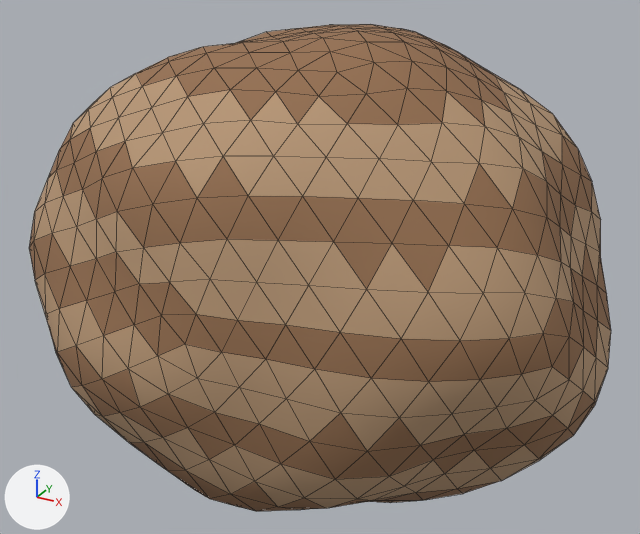
What one commit did to the glTF model assets/models/nature/sandstone_rock_1.glb.
Before and after are seen from a 50 mm lens placed at (1.87, -3.28, 2.31), pointed at (0.04, 0.04, 0.65). The axes (+X, +Y, +Z) are drawn at lower left. The lights are the same throughout. The picture after the commit comes second. Mesh edges are drawn as thin lines. Vertices at exactly the same position are counted once.

Objects in the first picture: 'sandstone_rock_1'.
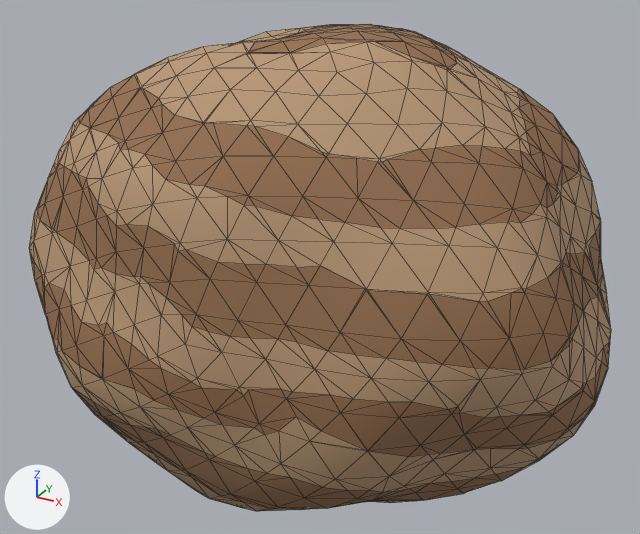
What differs and where, as boxes [x1, y1, x2, y2] in the pictures (640 x 534 px):
part 1 of me_sandstone_rock_1, reshaped
    before: [428, 481, 499, 499]
    after: [29, 24, 611, 511]
part 2 of me_sandstone_rock_1, recoloured
    both: [45, 88, 583, 508]
part 3 of me_sandstone_rock_1, recoloured
    both: [34, 26, 592, 479]

Edits to the bpy script that builds the scene:
```text
Change me_sandstone_rock_1:
    used by ob_sandstone_rock_1; location = (0.0, 0.0, 0.0)
    remove me_sandstone_rock_1.from_pydata(...)  # 642 vertices, 1280 faces; spans x -1.31..1.38, y -0.96..1.03, z -0.46..1.77
    add me_sandstone_rock_1.from_pydata(...)  # 1424 vertices, 2844 faces; spans x -1.31..1.38, y -0.96..1.03, z -0.46..1.77
    me_sandstone_rock_1 part 1: 3 vertices moved within x -1.21..1.02, y -0.27..-0.12, z -0.11..0.26; 782 vertices added at x -1.29..1.36, y -0.96..1.02, z -0.46..1.75
    me_sandstone_rock_1 part 2: 225 faces spanning x -1.31..1.34, y -0.96..1.03, z -0.45..1.57 switch from mat_sandstone_a to mat_sandstone_b
    me_sandstone_rock_1 part 3: 179 faces spanning x -1.15..1.35, y -0.95..1.01, z -0.46..1.75 switch from mat_sandstone_b to mat_sandstone_a
```
